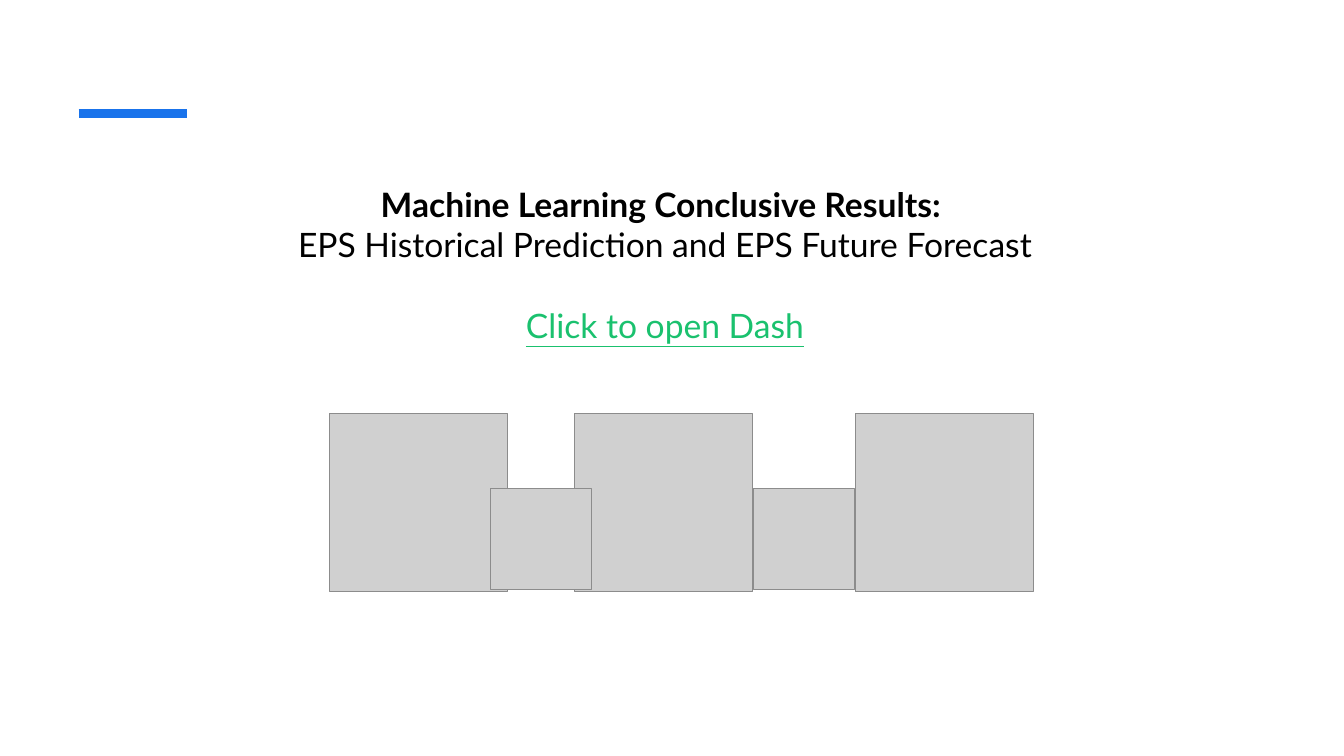
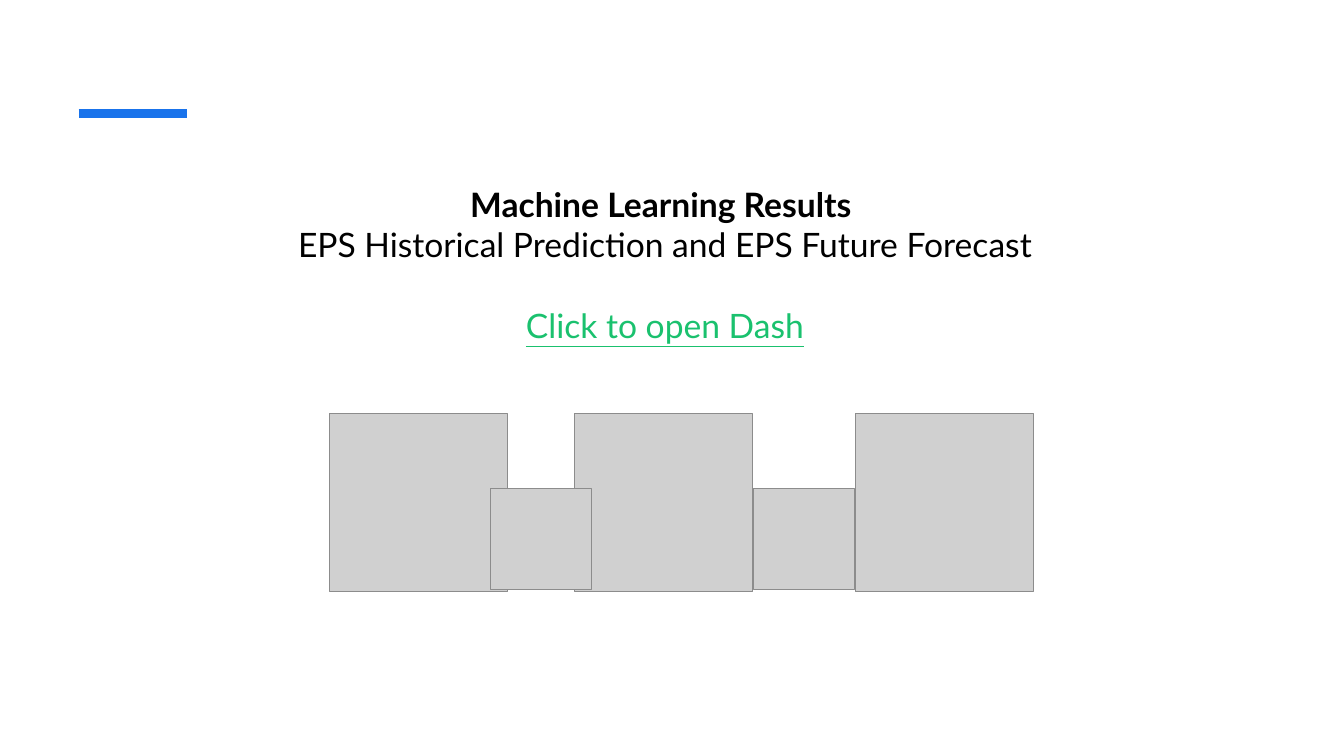
Before and after one commit to jayxu9000/epsPredictor, a slide deck: slide 6 of environment/Capstone Presentation Slides.pptx (slide 5 before the commit). Drawn at 1344x756 pixels with LibreOffice and Linux fonts; fonts in the diff are those of the drawing; grey boxes stand for pictures. Boxes give left, top, right and bottom in pixels: in the first picture for what was removed or moved away, otherwise in the second. Text is boxed around its words. In the diff, an @@ line names an element or a change of style, - is before the commit and + after.

Commit message:
Corrected presentation typos and reran my code

```diff
--- a/environment/Capstone Presentation Slides.pptx
+++ b/environment/Capstone Presentation Slides.pptx
@@ title at bbox=[298, 192, 1032, 344]: text changed @@
-Machine Learning Conclusive Results:
-EPS Historical Prediction and EPS Future Forecast
-Click to open Dash
+Machine Learning Results
+EPS Historical Prediction and EPS Future Forecast
+Click to open Dash
```
Also in this commit, not shown: 3 other slides changed, 2 slides added, 53 other files.
